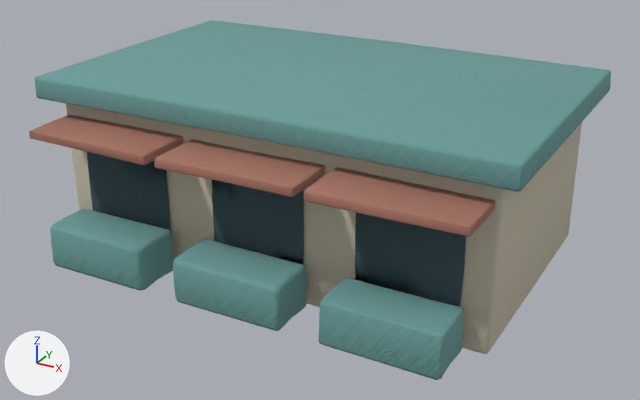
Two versions of the glTF model assets/styles/bright_clay/models/prop_market_hall.glb, one commit apart.
Both versions are drawn from a 50 mm camera at (10.76, -19.93, 11.16) aimed at (0.26, -0.83, 1.61). The axes (+X, +Y, +Z) are drawn at lower left. The lights are the same throughout. The first picture is the older version. Vertices at exactly the same position are counted once.

Names of what the first picture shows: 'scenery_coral', 'scenery_cream', 'scenery_glass', 'scenery_teal'.
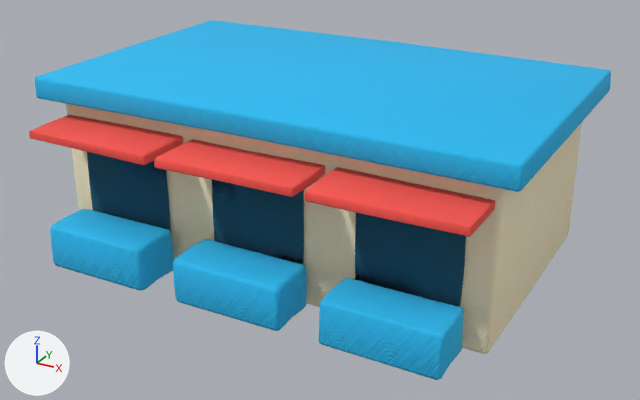
Changed parts and their boxes [x1, y1, x2, y2] in the pictures (640 x 400 px):
part 1 of me_cube_040, recoloured (lighter): [66, 104, 582, 354] in both
part 2 of me_cube_041, recoloured: [35, 20, 611, 380] in both
part 3 of me_cube_043, recoloured (brown to red): [29, 115, 495, 237] in both

The change, as a diff of the scene's bpy script:
```diff
--- a/assets/styles/bright_clay/models/prop_market_hall.glb.py
+++ b/assets/styles/bright_clay/models/prop_market_hall.glb.py
@@ me_cube_040 @@
 me_cube_040.from_pydata(...)  # 122 vertices, 240 faces; spans x -6.0..6.0, y -3.5..3.5, z -2.2..2.2
 # used by ob_scenery_cream; location = (0.0, 0.0, 2.2)
+# me_cube_040 part 1: 240 faces centred in x -5.99..6.0, y -3.49..3.5, z -2.2..2.19 are repainted in the vertex colours; the middle colour goes from light grey #c9c2ad to beige #fff1cc
 me_cube_040.materials.append(mat_handworked_clay)
@@ me_cube_041 @@
 me_cube_041.from_pydata(...)  # 468 vertices, 920 faces; spans x -6.5..6.5, y -5.1..4.0, z -4.5..0.3
 # used by ob_scenery_teal; location = (0.0, 0.0, 4.6)
+# me_cube_041 part 2: 920 faces centred in x -6.5..6.5, y -5.09..3.99, z -4.49..0.29 are repainted in the vertex colours; the middle colour goes from cyan #6c9d9b to cyan #28bdf4
 me_cube_041.materials.append(mat_handworked_clay)
@@ me_cube_043 @@
 me_cube_043.from_pydata(...)  # 306 vertices, 600 faces; spans x -1.85..9.85, y -0.9..0.9, z -0.15..0.15
 # used by ob_scenery_coral; location = (-4.0, -4.1, 3.7)
+# me_cube_043 part 3: 600 faces centred in x -1.84..9.85, y -0.89..0.89, z -0.14..0.14 are repainted in the vertex colours; the middle colour goes from brown #a77464 to red #ff574f
 me_cube_043.materials.append(mat_handworked_clay)
```
